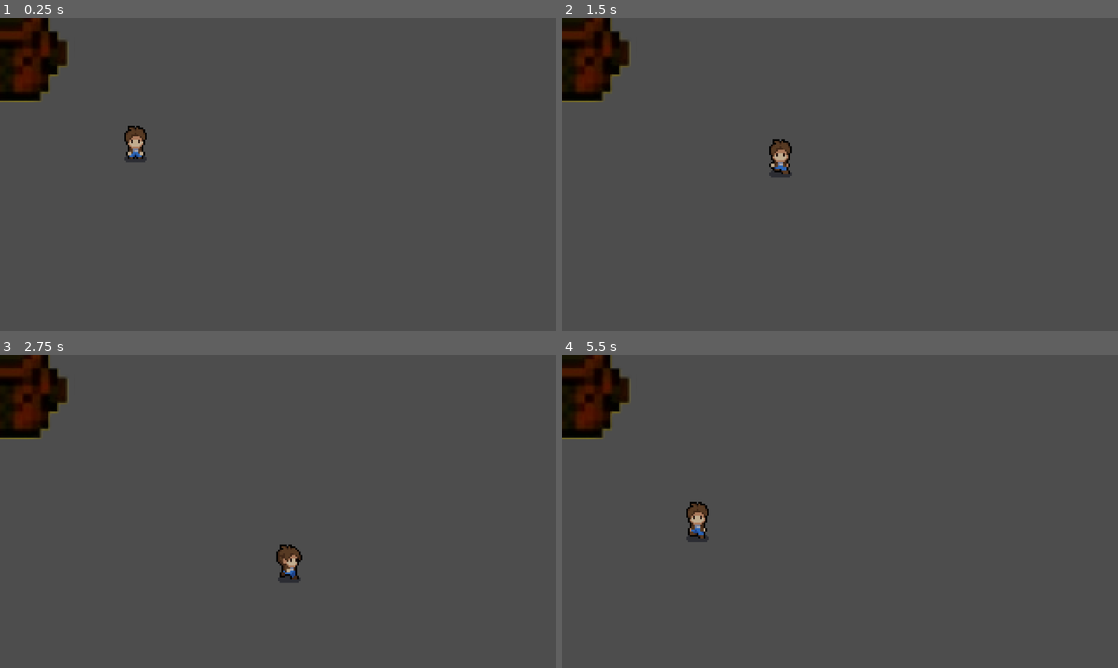
Above: before the commit, frames 1-4 (two rows, left to right).
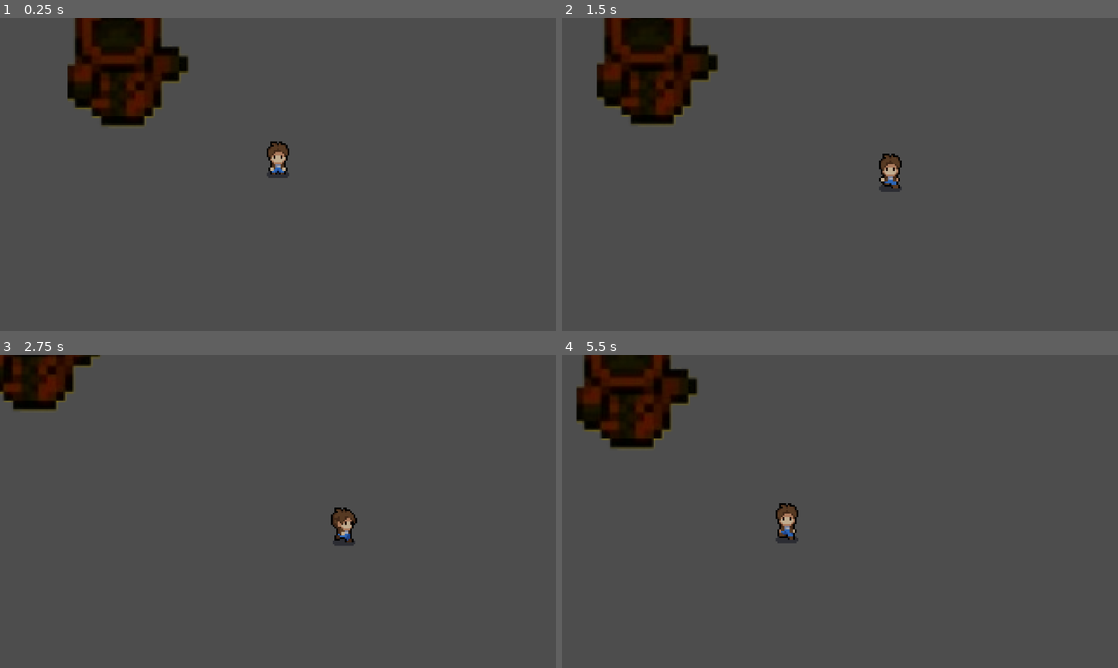
Above: after the commit, the same moments.

Repository: Davi-info/institute-of-evil---game
Game: Godot game, scene res://levels/test_level.tscn
Two runs of this game, one before a commit and one after it. Both use one fixed random seed, a clock stepped at 60 frames per second and the inputs below. This scene is started directly instead of the project's main scene.
Inputs (mouse positions are in pixels of both pictures, inside the frame that each line leads up to):
- Up to frame 1 (0.25 s): no input
- Up to frame 2 (1.5 s): tap Enter at 0.5 s; move the mouse to (962, 158) at 0.52 s; hold D (move_right) 0.53-1.28 s; move the mouse to (728, 190) at 1.27 s; hold S (move_down) from 1.28 s (still down)
- Up to frame 3 (2.75 s): move the mouse to (333, 442) at 2.02 s; release S (move_down) at 2.03 s; hold D (move_right) from 2.03 s (still down)
- Up to frame 4 (5.5 s): move the mouse to (812, 574) at 2.77 s; release D (move_right) at 2.78 s; hold W (move_up) 2.78-3.53 s; move the mouse to (1006, 558) at 3.52 s; hold A (move_left) 3.53-5.03 s; move the mouse to (673, 464) at 4.27 s; move the mouse to (867, 511) at 5.02 s; hold S (move_down) from 5.03 s (still down)

The runs differ from the first frame. In frame 1, 9.2% of the frame differs, in the area x 0-52%, y 0-52%; in frame 2, 8.1%; in frame 3, 3.2%; in frame 4, 6.0%.

Commit message:
camera pesonagem

Diff:
--- a/characters/scenes/character.tscn
+++ b/characters/scenes/character.tscn
@@ -604,3 +604,8 @@
 anim_player = NodePath("../Animation")
 parameters/idle/blend_position = Vector2(0, 0)
 parameters/walk/blend_position = Vector2(0, 0)
+
+[node name="Camera2D" type="Camera2D" parent="."]
+ignore_rotation = false
+position_smoothing_enabled = true
+position_smoothing_speed = 1.0
--- a/characters/scenes/inimigo.tscn
+++ b/characters/scenes/inimigo.tscn
@@ -8,6 +8,19 @@
 
 [sub_resource type="CircleShape2D" id="CircleShape2D_5m2d4"]
 radius = 438.292
+
+[sub_resource type="Animation" id="Animation_d7ogv"]
+resource_name = "idle"
+length = 0.1
+
+[sub_resource type="Animation" id="Animation_rrcal"]
+length = 0.001
+
+[sub_resource type="AnimationLibrary" id="AnimationLibrary_ofayd"]
+_data = {
+&"RESET": SubResource("Animation_rrcal"),
+&"idle": SubResource("Animation_d7ogv")
+}
 
 [node name="inimigo" type="CharacterBody2D" groups=["inimigos"]]
 collision_layer = 8
@@ -19,16 +32,22 @@
 texture = ExtResource("2_rrcal")
 hframes = 4
 vframes = 4
+frame = 3
 
 [node name="CollisionShape2D" type="CollisionShape2D" parent="."]
-position = Vector2(3.5, 6)
+position = Vector2(-13.5, 6)
 shape = SubResource("RectangleShape2D_ofayd")
 
 [node name="Detection" type="Area2D" parent="."]
 
 [node name="CollisionShape2D" type="CollisionShape2D" parent="Detection"]
-position = Vector2(6, -4)
+position = Vector2(-16, 5)
 shape = SubResource("CircleShape2D_5m2d4")
+
+[node name="AnimationPlayer" type="AnimationPlayer" parent="."]
+libraries = {
+&"": SubResource("AnimationLibrary_ofayd")
+}
 
 [connection signal="body_entered" from="Detection" to="." method="_on_detection_body_entered"]
 [connection signal="body_exited" from="Detection" to="." method="_on_detection_body_exited"]
Not shown: 1 places in characters/scenes/inimigo.tscn that only renumber resources
